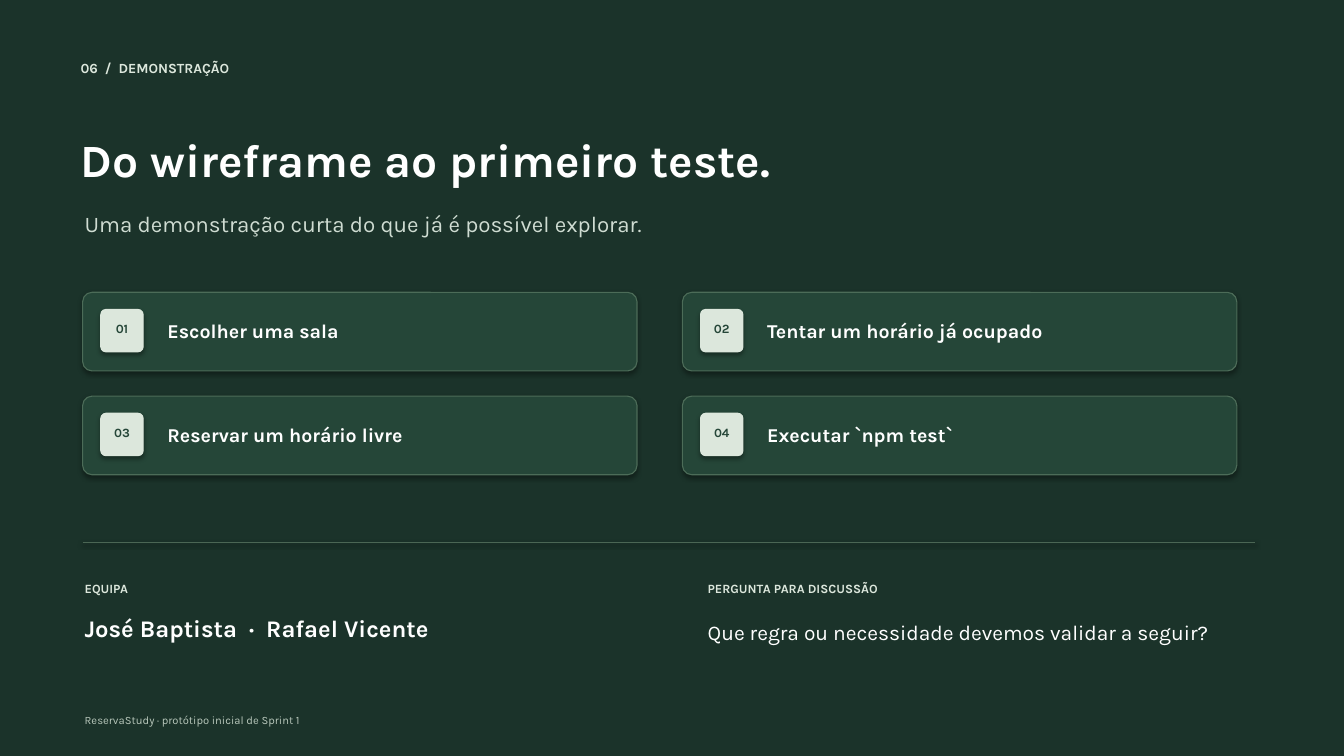
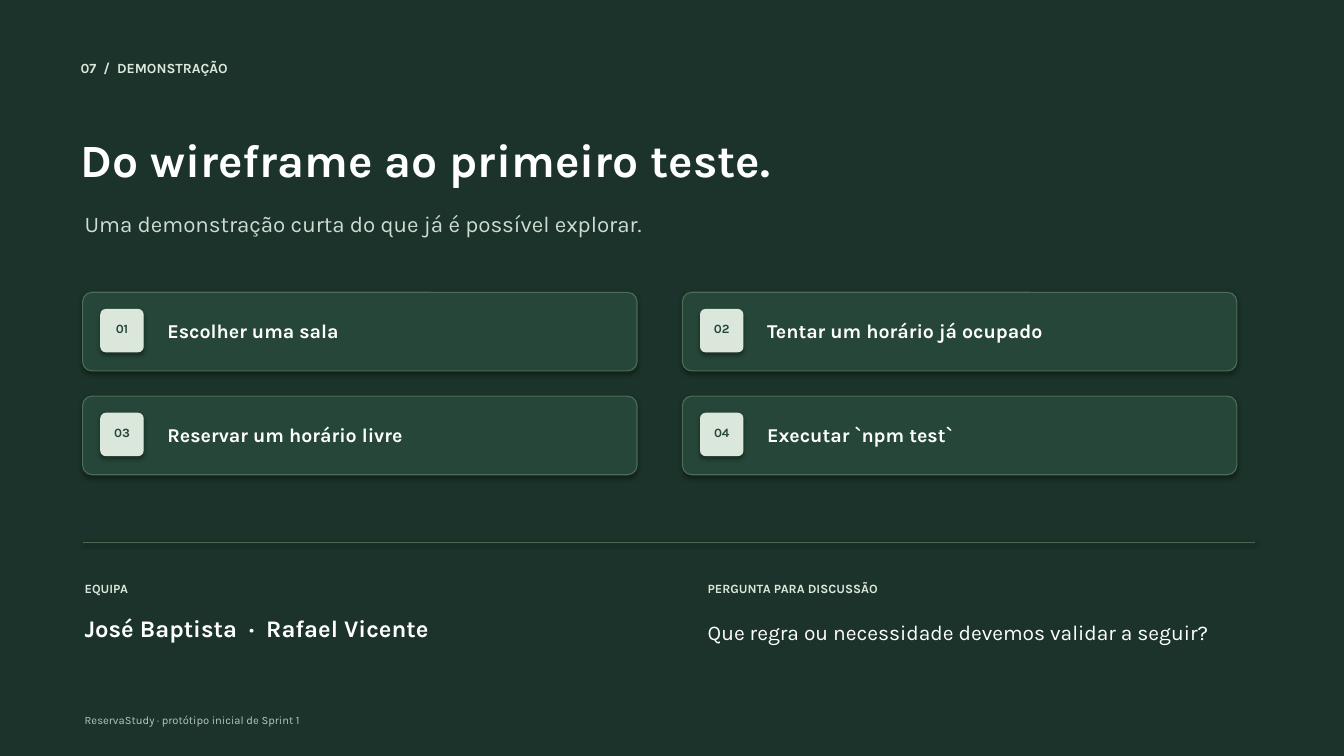
Before and after one commit to ZeZe2004/reservastudy, a slide deck: slide 7 of docs/apresentacao-sprint-1.pptx (slide 6 before the commit). Drawn at 1344x756 pixels with LibreOffice and Linux fonts; fonts in the diff are those of the drawing. Boxes give left, top, right and bottom in pixels: in the first picture for what was removed or moved away, otherwise in the second. Text is boxed around its words. In the diff, an @@ line names an element or a change of style, - is before the commit and + after.

```diff
--- a/docs/apresentacao-sprint-1.pptx
+++ b/docs/apresentacao-sprint-1.pptx
@@ text at box(81, 61, 228, 76): text changed @@
-06 / DEMONSTRAÇÃO
+07 / DEMONSTRAÇÃO
```
Also in this commit, not shown: 4 other slides changed, 1 slide added.
